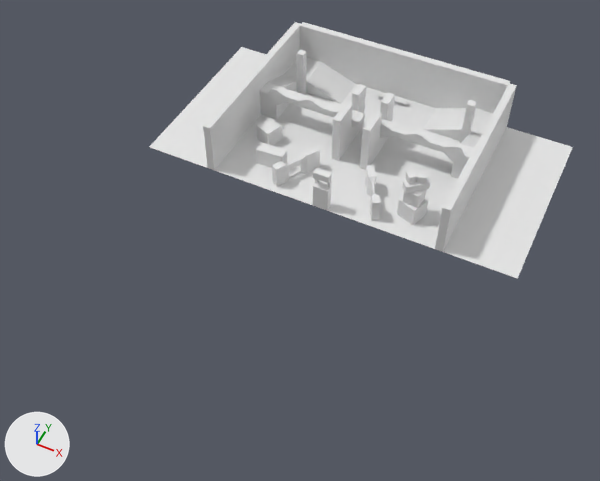
A saved change to the Blender file map.blend.
Camera for both pictures: a camera (50 mm lens) standing at (59.4, -129.7, 147.4) and looking at (-0.1, -10.6, -1.4). The lights are fixed; the arrows at lower left show +X, +Y and +Z.

Before the edit, the objects in view are built like this:
```python
ob_cube = bpy.data.objects.new('Cube', me_cube_002)
ob_cube.location = (-4.0, 25.5, 0.0)
ob_cube.scale = (1.0, 8.0, 4.0)
ob_cube_001 = bpy.data.objects.new('Cube.001', me_cube_001)
ob_cube_001.location = (-10.5, 8.0, 0.0)
ob_cube_001.rotation_euler = (0.0, 0.0, -0.524)  # degrees (0, 0, -30)
ob_cube_001.scale = (1.0, 6.55, 1.0)
ob_cube_002 = bpy.data.objects.new('Cube.002', me_cube_003)
ob_cube_002.location = (-15.0, 50.0, 0.0)
ob_cube_002.scale = (15.0, 1.0, 7.0)
ob_cube_003 = bpy.data.objects.new('Cube.003', me_cube_004)
ob_cube_003.location = (-24.0, 44.0, 0.0)
ob_cube_003.rotation_euler = (0.0, 0.0, -1.571)  # degrees (0, 0, -90)
ob_cube_003.scale = (5.0, 1.0, 2.0)
ob_cube_004 = bpy.data.objects.new('Cube.004', me_cube_005)
ob_cube_004.location = (-23.0, 44.0, 0.0)
ob_cube_004.rotation_euler = (0.0, 0.0, -1.571)  # degrees (0, 0, -90)
ob_cube_004.scale = (5.0, 5.45, 2.0)
ob_cube_005 = bpy.data.objects.new('Cube.005', me_cube_006)
ob_cube_005.location = (-27.5, 44.0, 0.0)
ob_cube_005.rotation_euler = (0.0, 0.0, -1.571)  # degrees (0, 0, -90)
ob_cube_005.scale = (5.0, 2.5, 2.0)
ob_cube_006 = bpy.data.objects.new('Cube.006', me_cube_007)
ob_cube_006.location = (-24.0, 38.0, 0.0)
ob_cube_006.rotation_euler = (0.0, 0.0, -1.571)  # degrees (0, 0, -90)
ob_cube_006.scale = (1.0, 1.0, 7.0)
ob_cube_023 = bpy.data.objects.new('Cube.023', me_cube_024)
ob_cube_023.location = (-15.0, 27.0, 8.5)
ob_cube_023.rotation_euler = (0.0, 0.0, -1.571)  # degrees (0, 0, -90)
ob_cube_023.scale = (2.0, 2.5, 1.5)
ob_plane = bpy.data.objects.new('Plane', me_plane)
ob_plane.location = (0.0, 0.0, 0.0)
ob_plane.scale = (50.0, 50.0, 10.0)
# also in view: 'Cube.009' at (0.0, 27.0, 4.0); 'Cube.010' at (0.0, 27.0, 6.5); 'Cube.007' at (0.0, 25.0, 7.0); 'Cube.012' at (0.0, 1.0, 5.6)
```
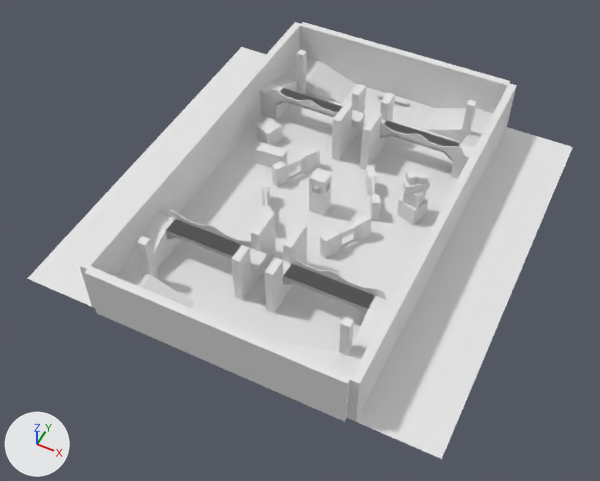
Diff of the bpy script that builds the scene:
```diff
--- a/map.blend.py
+++ b/map.blend.py
@@ ob_plane @@
 ob_plane.scale = (50.0, 50.0, 10.0)
+_m = ob_plane.modifiers.new('Mirror', 'MIRROR')
+_m.use_axis = (False, True, False)
@@ ob_cube @@
 _m = ob_cube.modifiers.new('Mirror', 'MIRROR')
+_m.use_axis = (True, True, False)
 _m.mirror_object = ob_aamirror
@@ ob_cube_001 @@
 _m = ob_cube_001.modifiers.new('Mirror', 'MIRROR')
+_m.use_axis = (True, True, False)
 _m.mirror_object = ob_aamirror
@@ ob_cube_002 @@
 _m = ob_cube_002.modifiers.new('Mirror', 'MIRROR')
+_m.use_axis = (True, True, False)
 _m.mirror_object = ob_aamirror
@@ ob_cube_003 @@
 _m = ob_cube_003.modifiers.new('Mirror', 'MIRROR')
+_m.use_axis = (True, True, False)
 _m.mirror_object = ob_aamirror
@@ ob_cube_004 @@
 _m = ob_cube_004.modifiers.new('Mirror', 'MIRROR')
+_m.use_axis = (True, True, False)
 _m.mirror_object = ob_aamirror
@@ ob_cube_005 @@
 _m = ob_cube_005.modifiers.new('Mirror', 'MIRROR')
+_m.use_axis = (True, True, False)
 _m.mirror_object = ob_aamirror
@@ ob_cube_006 @@
 _m = ob_cube_006.modifiers.new('Mirror', 'MIRROR')
+_m.use_axis = (True, True, False)
 _m.mirror_object = ob_aamirror
@@ ob_cube_007 @@
 _m = ob_cube_007.modifiers.new('Mirror', 'MIRROR')
+_m.use_axis = (True, True, False)
 _m.mirror_object = ob_aamirror
@@ ob_cube_008 @@
 _m = ob_cube_008.modifiers.new('Mirror', 'MIRROR')
+_m.use_axis = (True, True, False)
 _m.mirror_object = ob_aamirror
@@ ob_cube_009 @@
 _m = ob_cube_009.modifiers.new('Mirror', 'MIRROR')
+_m.use_axis = (True, True, False)
 _m.mirror_object = ob_aamirror
@@ ob_cube_010 @@
 _m = ob_cube_010.modifiers.new('Mirror', 'MIRROR')
 _m.mirror_object = ob_aamirror
+_m = ob_cube_010.modifiers.new('Mirror.002', 'MIRROR')
+_m.use_axis = (True, True, False)
+_m.mirror_object = ob_aamirror
@@ ob_cube_011 @@
 _m = ob_cube_011.modifiers.new('Mirror', 'MIRROR')
+_m.use_axis = (True, True, False)
 _m.mirror_object = ob_aamirror
@@ ob_cube_023 @@
 _m = ob_cube_023.modifiers.new('Mirror', 'MIRROR')
+_m.use_axis = (True, True, False)
 _m.mirror_object = ob_aamirror
```

Changed parts and their boxes [x1, y1, x2, y2] in the pictures (600 x 481 px):
'Plane', modifiers changed (29% wider, 77% taller)
    before: [149, 47, 573, 279]
    after: [27, 47, 573, 459]
'Cube.002', modifiers changed
    before: [300, 22, 510, 113]
    after: [85, 22, 510, 422]
'Cube.007', modifiers changed (39% wider, 74% taller)
    before: [203, 22, 517, 252]
    after: [80, 22, 517, 422]
'Cube', modifiers changed (158% wider, 164% taller)
    before: [332, 84, 395, 170]
    after: [231, 84, 395, 313]
'Cube.010', modifiers changed (59% wider, 204% taller)
    before: [276, 88, 460, 162]
    after: [166, 88, 460, 315]
'Cube.004', modifiers changed
    before: [306, 62, 466, 141]
    after: [141, 62, 466, 367]
'Cube.001', modifiers changed (10% wider, 51% taller)
    before: [272, 146, 381, 220]
    after: [261, 146, 381, 258]
'Cube.008', modifiers changed
    before: [267, 75, 481, 148]
    after: [125, 75, 481, 361]
'Cube.023', modifiers changed (52% wider, 194% taller)
    before: [268, 88, 464, 159]
    after: [166, 88, 464, 299]
'Cube.006', modifiers changed (88% wider, 227% taller)
    before: [297, 50, 477, 143]
    after: [137, 50, 477, 356]
'Cube.009', modifiers changed (52% wider, 141% taller)
    before: [260, 83, 474, 179]
    after: [148, 83, 474, 316]
'Cube.005', modifiers changed (80% wider, 304% taller)
    before: [284, 57, 493, 135]
    after: [115, 57, 493, 375]
'Cube.011', modifiers changed
    before: [352, 110, 386, 127]
    after: [250, 110, 386, 276]
'Cube.003', modifiers changed (97% wider, 332% taller)
    before: [306, 60, 483, 131]
    after: [134, 60, 483, 370]
